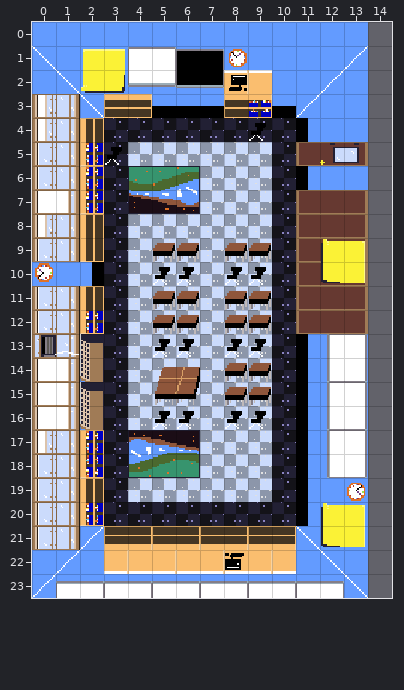
Two versions of a level (Tiled map (JSON), tiled_files/exports/classroom_1..tmj). The picture above was drawn from the file before the commit.
Cells are 16x16 px. Shown: x 0..14, y 0..23. The old version is drawn lined up with the new one.
And afterwards:
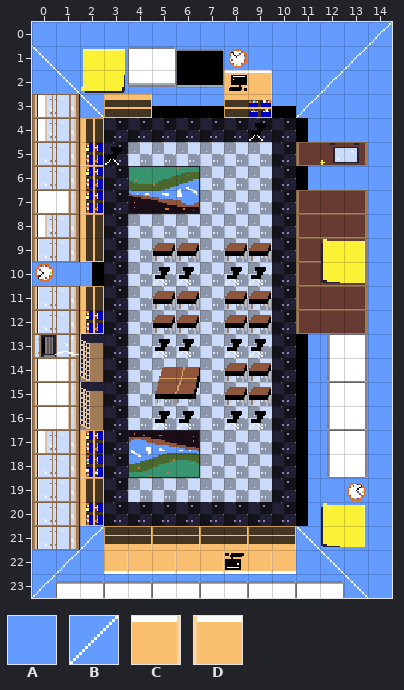
Key: from "CLASSROOM": A 3, B 43, C 48, D 49.
_ is an empty cell.
Message: 📦 Adjust player hitbox inset constant and add moveable layer to collide
The exact change:
{"change": "map size 14x24 -> 15x24 cells"}
{"where": "layer \"Tile Layer 1\""}
{"y":0,"x":14,"old":"_","new":"B"}
{"y":1,"x":14,"old":"_","new":"A"}
{"y":2,"x":14,"old":"_","new":"A"}
{"y":3,"x":14,"old":"_","new":"A"}
{"y":4,"x":14,"old":"_","new":"A"}
{"y":5,"x":14,"old":"_","new":"A"}
{"y":6,"x":14,"old":"_","new":"A"}
{"y":7,"x":14,"old":"_","new":"A"}
{"y":8,"x":14,"old":"_","new":"A"}
{"y":9,"x":14,"old":"_","new":"A"}
{"y":10,"x":14,"old":"_","new":"A"}
{"y":11,"x":14,"old":"_","new":"A"}
{"y":12,"x":14,"old":"_","new":"A"}
{"y":13,"x":14,"old":"_","new":"A"}
{"y":14,"x":14,"old":"_","new":"A"}
{"y":15,"x":14,"old":"_","new":"A"}
{"y":16,"x":14,"old":"_","new":"A"}
{"y":17,"x":14,"old":"_","new":"A"}
{"y":18,"x":14,"old":"_","new":"A"}
{"y":19,"x":14,"old":"_","new":"A"}
{"y":20,"x":14,"old":"_","new":"A"}
{"y":21,"x":14,"old":"_","new":"A"}
{"y":22,"x":14,"old":"_","new":"A"}
{"y":23,"x":14,"old":"_","new":"A"}
{"where": "layer \"collide\""}
{"y":2,"x":8,"old":"CD","new":"DC"}
{"label":"added","picture_box":[368,22,392,598]}
{"label":"changed","picture_box":[224,70,272,94]}
